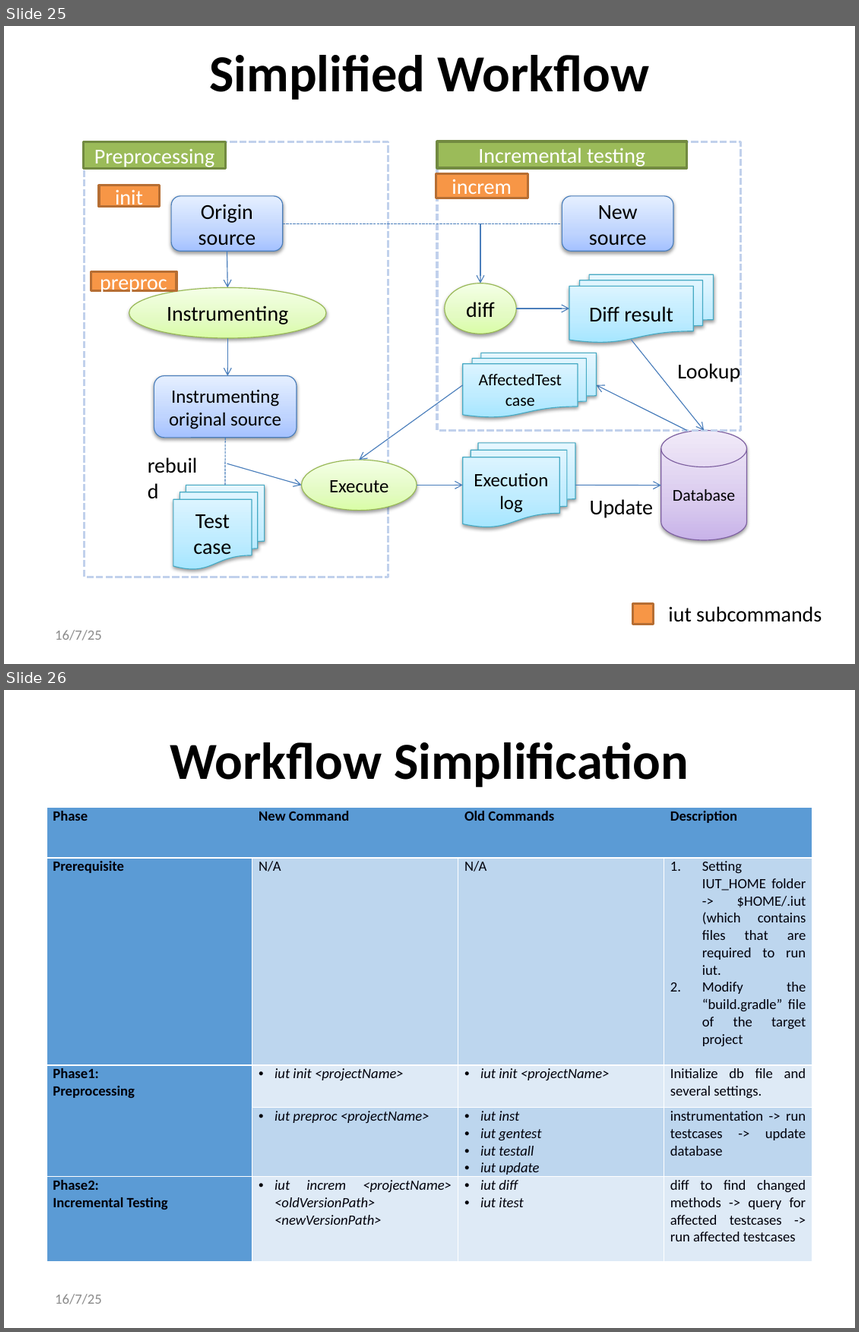
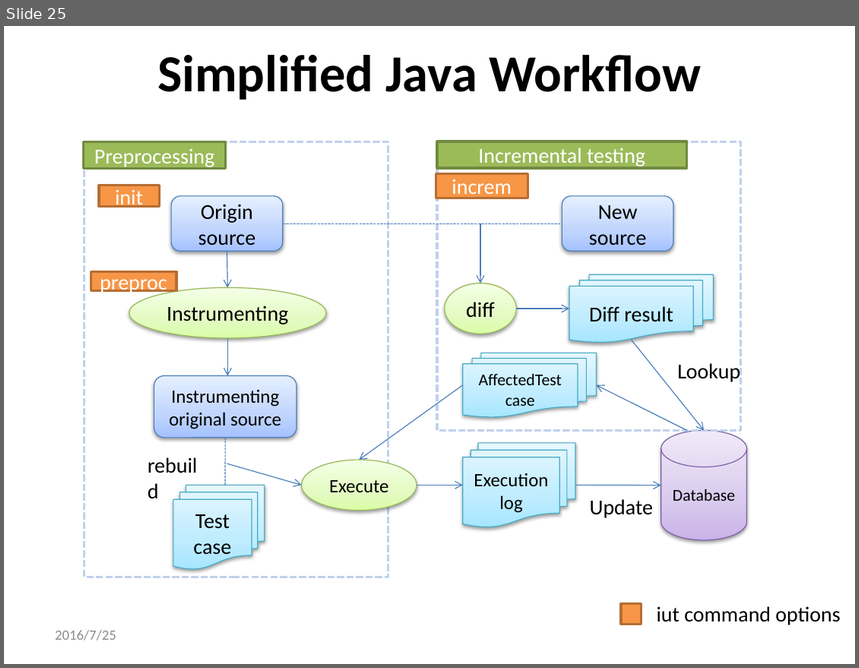
Before and after one commit to qwordy/IUT, a slide deck: doc/Final Presentation/Incremental_Unit_Testing-20160725-v2.pptx. Shown one above the other, each under a label of ours: slides 25 and 26 before the commit, slide 25 after it. The pictures are 859x1332 and 859x668 pixels, drawn with LibreOffice and Linux fonts; fonts in the diff are those of the drawing. Boxes give left, top, right and bottom in pixels: in the first picture for what was removed or moved away, otherwise in the second. Text is boxed around its words. In the diff, an @@ line names an element or a change of style, - is before the commit and + after.

```diff
--- a/doc/Final Presentation/Incremental_Unit_Testing-20160725-v2.pptx
+++ b/doc/Final Presentation/Incremental_Unit_Testing-20160725-v2.pptx
@@ slide 26 removed at (x1=4, y1=690, x2=855, y2=1328), background #FFFFFF @@
@@ title removed at (x1=170, y1=742, x2=689, y2=787) @@
-Workflow Simplification
@@ table removed at (x1=47, y1=808, x2=813, y2=1258), 5 rows, 4 columns @@
-Phase | New Command | Old Commands | Description
-Prerequisite | N/A | N/A | Setting IUT_HOME folder -> $HOME/.iut (which contains files that are required to run iut. / Modify the “build.gradle” file of the target project
-Phase1: / Preprocessing | iut init <projectName> | iut init <projectName> | Initialize db file and several settings.
- | iut preproc <projectName> | iut inst / iut gentest / iut testall / iut update | instrumentation -> run testcases -> update database
-Phase2: / Incremental Testing | iut increm <projectName> <oldVersionPath> <newVersionPath> | iut diff / iut itest | diff to find changed methods -> query for affected testcases -> run affected testcases
@@ text removed at (x1=55, y1=1294, x2=102, y2=1305) @@
-16/7/25
@@ slide 25 changed as well @@
@@ title at (x1=158, y1=55, x2=701, y2=100): text changed @@
-Simplified Workflow
+Simplified Java Workflow
@@ rectangle moved from (x1=633, y1=604, x2=654, y2=624) to (x1=621, y1=604, x2=642, y2=624) @@
@@ text at (x1=657, y1=607, x2=840, y2=626): text changed @@
-iut subcommands
+iut command options
@@ text at (x1=55, y1=630, x2=116, y2=641): text changed @@
-16/7/25
+2016/7/25
```
Also in this commit, not shown: 29 other slides changed, 2 slides added, 1 other slide removed.
